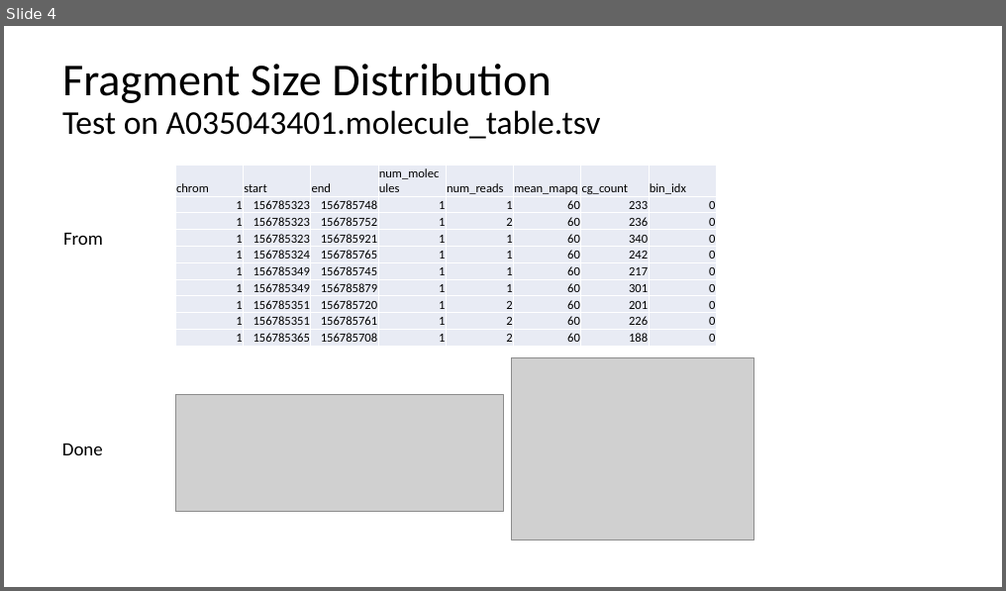
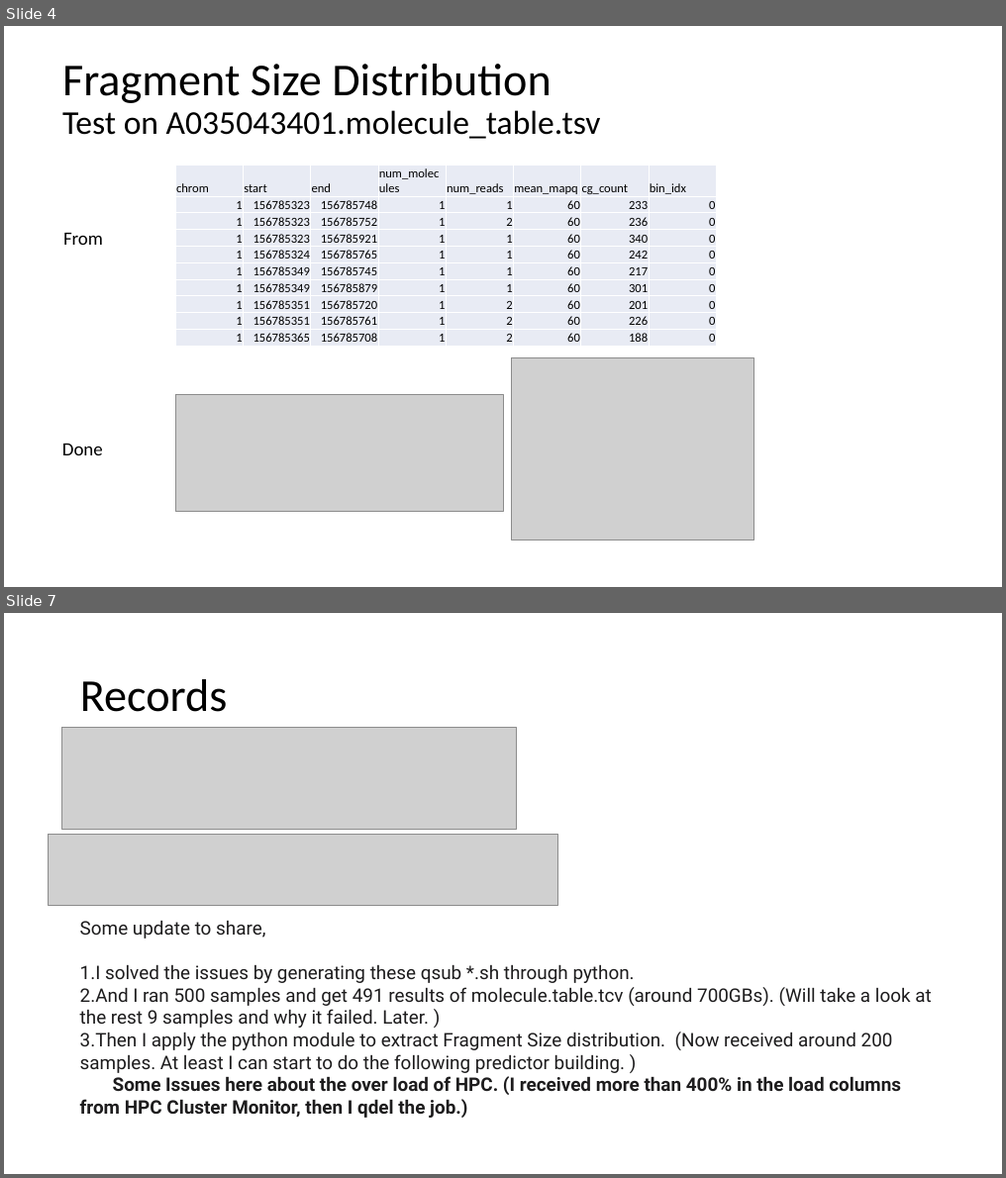
Before and after one commit to gh-xili/gh-xili, a slide deck: Week3/week3_cancer_fraction.pptx. Shown one above the other, each under a label of ours: slide 4 before the commit, slides 4 and 7 after it; the slides between them are not shown. The pictures are 1006x591 and 1006x1178 pixels, drawn with LibreOffice and Linux fonts; fonts in the diff are those of the drawing; grey boxes stand for pictures. Boxes give left, top, right and bottom in pixels: in the first picture for what was removed or moved away, otherwise in the second. Text is boxed around its words. In the diff, an @@ line names an element or a change of style, - is before the commit and + after.

Commit message:
Week3_FragSize_Dis

```diff
--- a/Week3/week3_cancer_fraction.pptx
+++ b/Week3/week3_cancer_fraction.pptx
@@ slide 7 added at (4, 613, 1002, 1174), background #FFFFFF @@
@@ title added at (80, 679, 228, 712), 44 pt, text #000000 @@
+Records
@@ picture added at (62, 728, 517, 830) @@
@@ picture added at (49, 835, 558, 905) @@
@@ text added at (80, 921, 931, 1118), 18 pt, text #1D1C1D @@
+Some update to share,
+1. I solved the issues by generating these qsub *.sh through python.
+2. And I ran 500 samples and get 491 results of molecule.table.tcv (around 700GBs). (Will take a look at the rest 9 samples and why it failed. Later. )
+3. Then I apply the python module to extract Fragment Size distribution. (Now received around 200 samples. At least I can start to do the following predictor building. )
+Some Issues here about the over load of HPC. (I received more than 400% in the load columns from HPC Cluster Monitor, then I qdel the job.)
```
Also in this commit, not shown: 1 slide changed, 3 other slides added, 1 slide removed, 6 other files.
